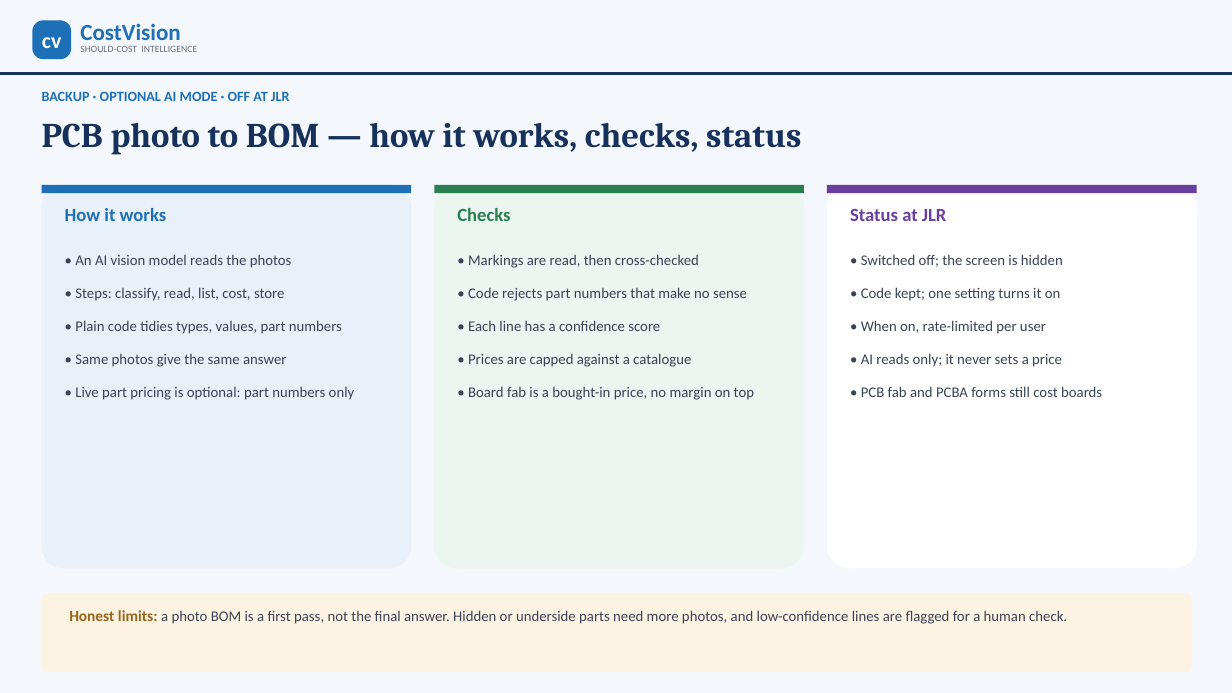
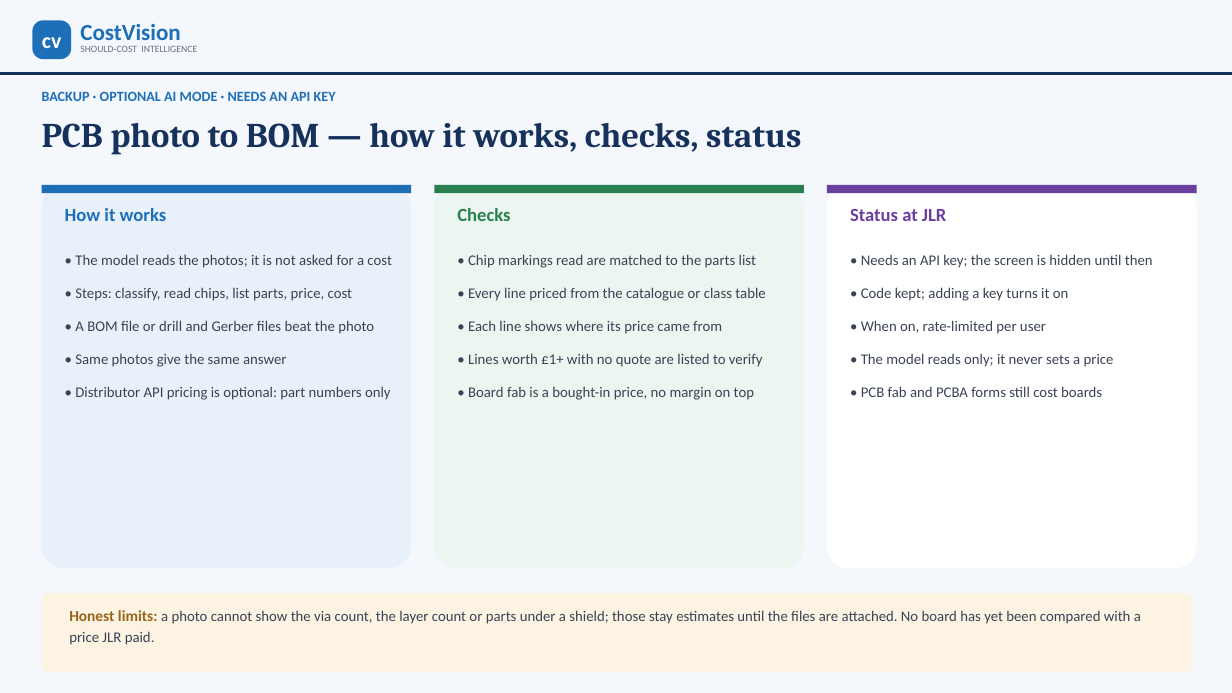
Before and after one commit to bhosaleavinash546/leamington-marathi, a slide deck: slide 27 of CostVision-Implementation-Blueprint.pptx. Drawn at 1232x693 pixels with LibreOffice and Linux fonts; fonts in the diff are those of the drawing. Boxes give left, top, right and bottom in pixels: in the first picture for what was removed or moved away, otherwise in the second. Text is boxed around its words. In the diff, an @@ line names an element or a change of style, - is before the commit and + after.

```diff
--- a/CostVision-Implementation-Blueprint.pptx
+++ b/CostVision-Implementation-Blueprint.pptx
@@ text at box(42, 91, 336, 101): text changed @@
-BACKUP · OPTIONAL AI MODE · OFF AT JLR
+BACKUP · OPTIONAL AI MODE · NEEDS AN API KEY
@@ text at box(75, 254, 391, 334): text changed @@
-• An AI vision model reads the photos
-• Steps: classify, read, list, cost, store
-• Plain code tidies types, values, part numbers
+• The model reads the photos; it is not asked for a cost
+• Steps: classify, read chips, list parts, price, cost
+• A BOM file or drill and Gerber files beat the photo
@@ text at box(468, 254, 765, 367): text changed @@
-• Markings are read, then cross-checked
-• Code rejects part numbers that make no sense
-• Each line has a confidence score
-• Prices are capped against a catalogue
+• Chip markings read are matched to the parts list
+• Every line priced from the catalogue or class table
+• Each line shows where its price came from
+• Lines worth £1+ with no quote are listed to verify
@@ text at box(861, 254, 1153, 301): text changed @@
-• Switched off; the screen is hidden
-• Code kept; one setting turns it on
+• Needs an API key; the screen is hidden until then
+• Code kept; adding a key turns it on
@@ text at box(861, 353, 1114, 367): text changed @@
-• AI reads only; it never sets a price
+• The model reads only; it never sets a price
@@ text at box(75, 386, 391, 400): text changed @@
-• Live part pricing is optional: part numbers only
+• Distributor API pricing is optional: part numbers only
@@ text at box(69, 610, 1141, 645): text changed @@
-Honest limits: a photo BOM is a first pass, not the final answer. Hidden or underside parts need more photos, and low-confidence lines are flagged for a human check.
+Honest limits: a photo cannot show the via count, the layer count or parts under a shield; those stay estimates until the files are attached. No board has yet been compared with a price JLR paid.
```
Also in this commit, not shown: 15 other slides changed, 18 other files.
